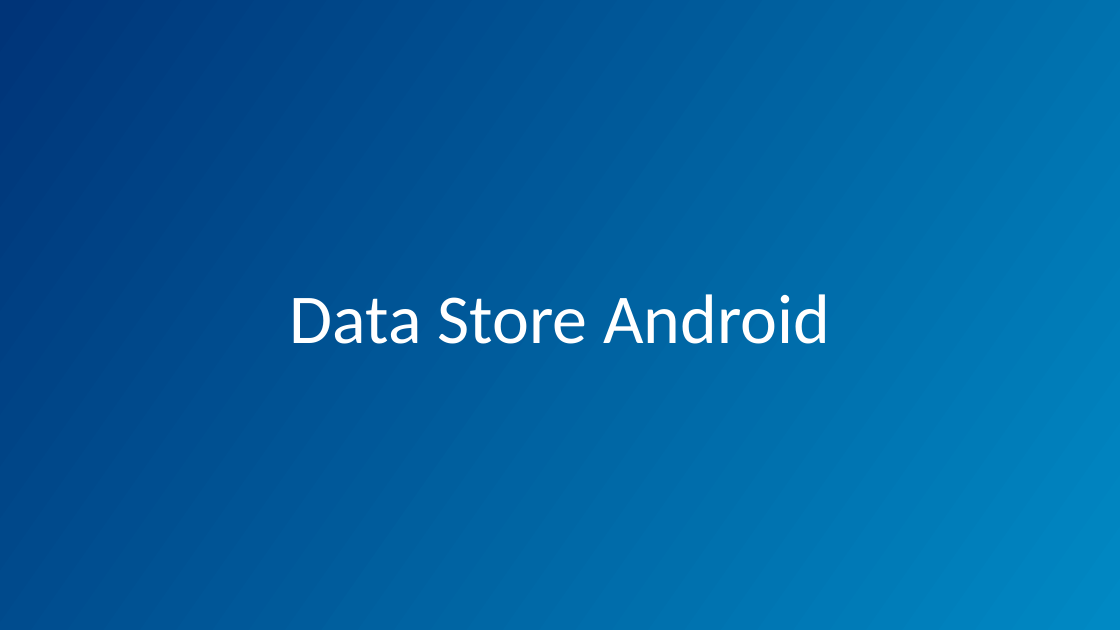
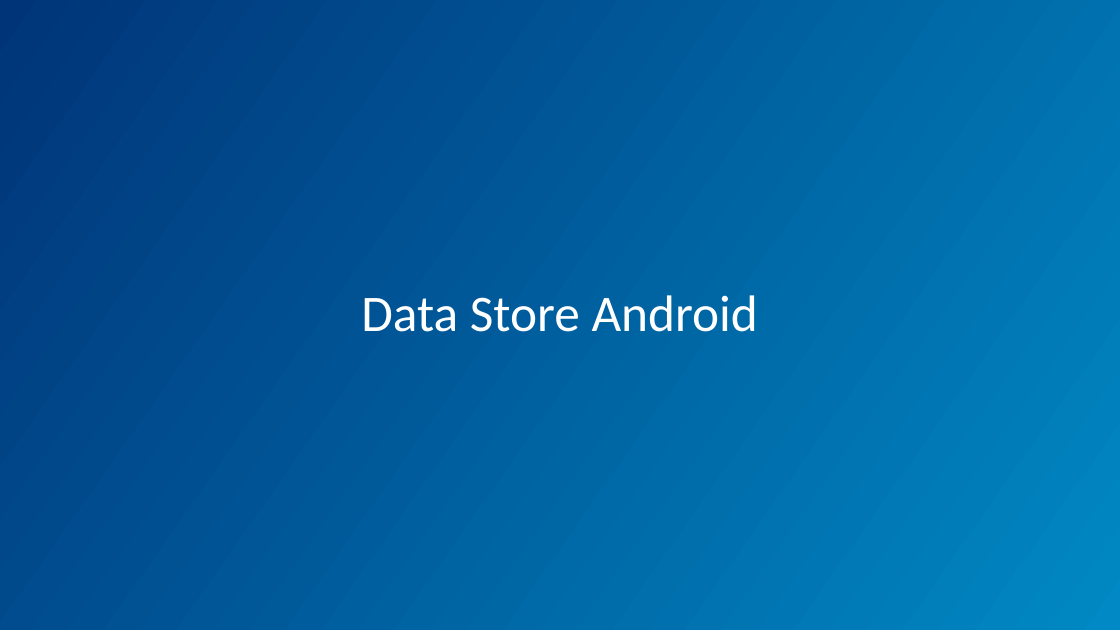
Before and after one commit to pratik-philips/DataStore-Android-Demo, a slide deck: slide 1 of DataStore.pptx. Drawn at 1120x630 pixels with LibreOffice and Linux fonts; fonts in the diff are those of the drawing; background and template pictures are left out. Boxes give left, top, right and bottom in pixels: in the first picture for what was removed or moved away, otherwise in the second. Text is boxed around its words. In the diff, an @@ line names an element or a change of style, - is before the commit and + after.

```diff
--- a/DataStore.pptx
+++ b/DataStore.pptx
@@ text "Data Store Android" at [361, 295, 758, 332]: size 60 to 44 pt; vertical alignment bottom to middle @@
```
Also in this commit, not shown: 2 other slides changed, 3 slides added, 3 slides removed.
